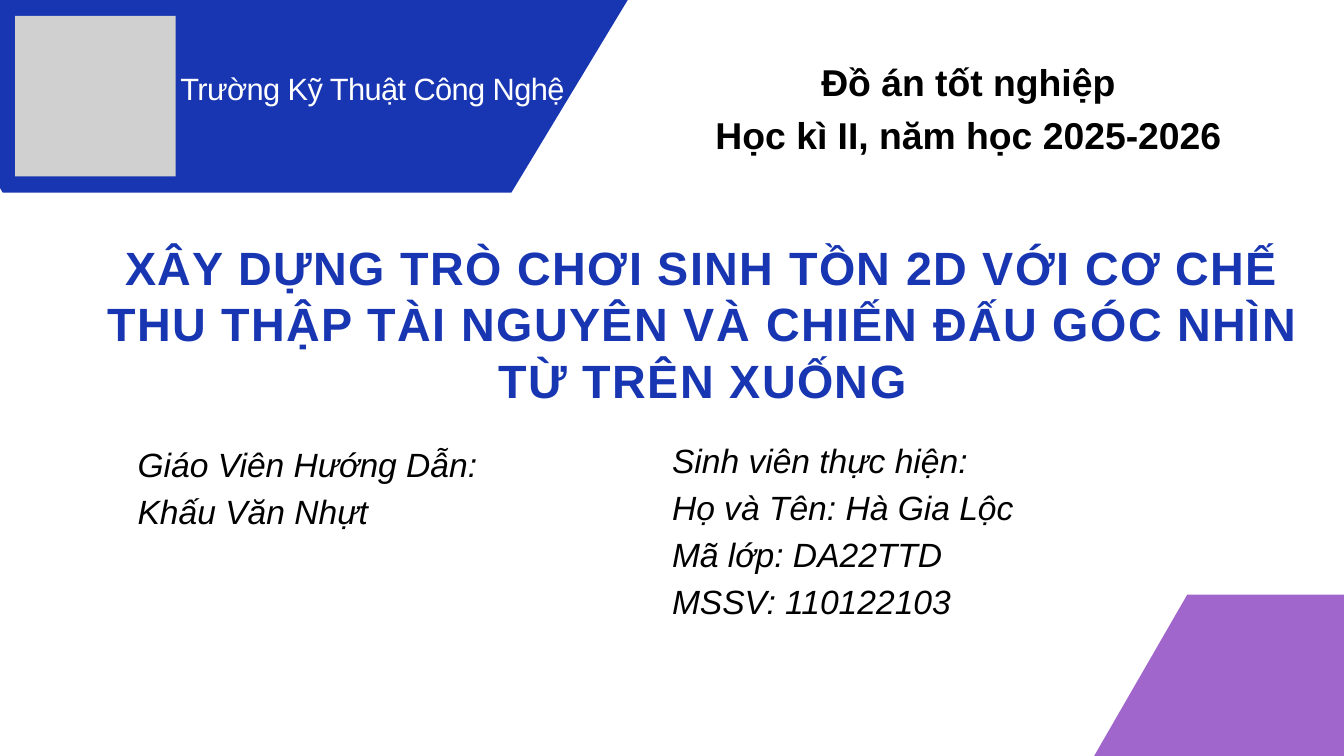
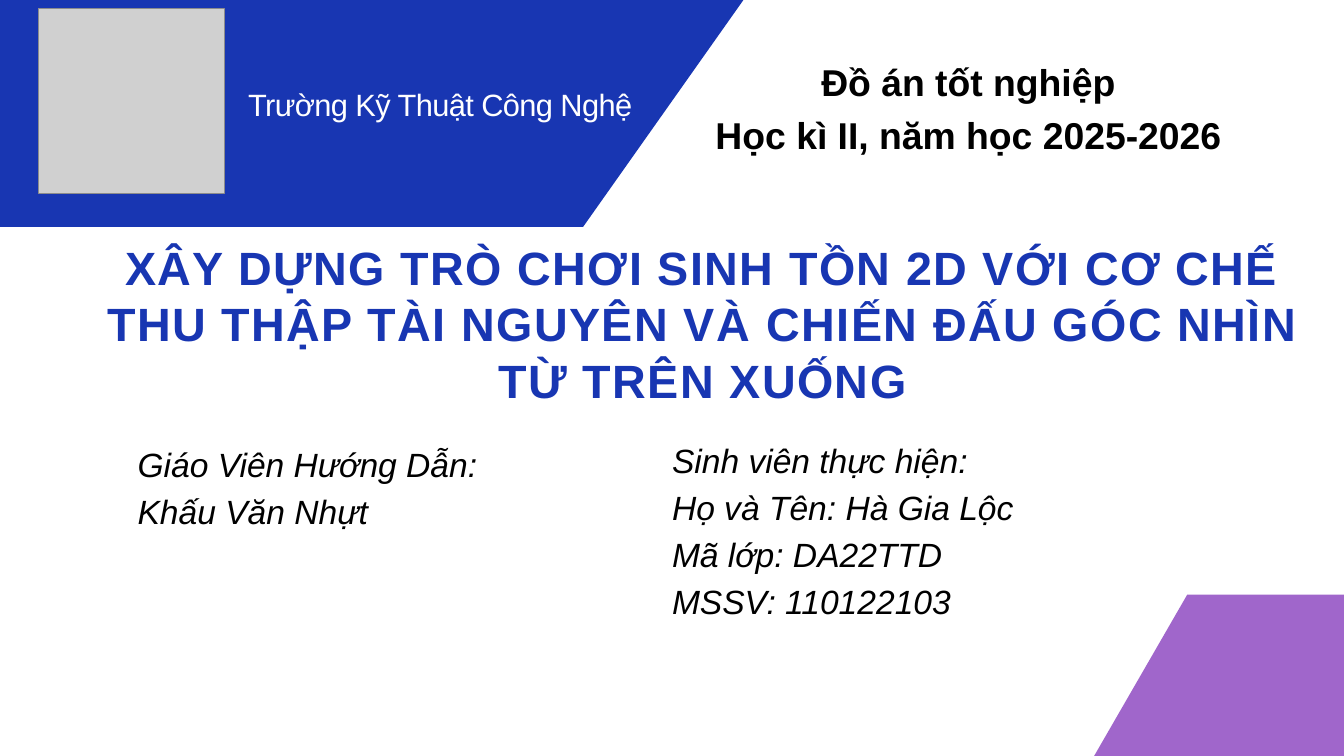
Before and after one commit to HaGiaLoc/tn-da22ttd-110122103-hagialoc-xaydungtrochoisinhton2d, a slide deck: slide 1 of thesis/abs/tn_slide.pptx. Drawn at 1344x756 pixels with LibreOffice and Linux fonts; fonts in the diff are those of the drawing; grey boxes stand for pictures. Boxes give left, top, right and bottom in pixels: in the first picture for what was removed or moved away, otherwise in the second. Text is boxed around its words. In the diff, an @@ line names an element or a change of style, - is before the commit and + after.

Commit message:
Thay đổi logo trường

```diff
--- a/thesis/abs/tn_slide.pptx
+++ b/thesis/abs/tn_slide.pptx
@@ freeform shape: place and size @@
-freeform shape at (0,0,649,193)
+freeform shape at (0,0,745,227)
@@ picture: place and size @@
-picture at (15,15,175,176)
+picture at (39,8,224,194)
@@ text "Trường Kỹ Thuật Công Nghệ": place and size @@
-text "Trường Kỹ Thuật Công Nghệ" at (180,77,565,106)
+text "Trường Kỹ Thuật Công Nghệ" at (248,93,632,121)
```
